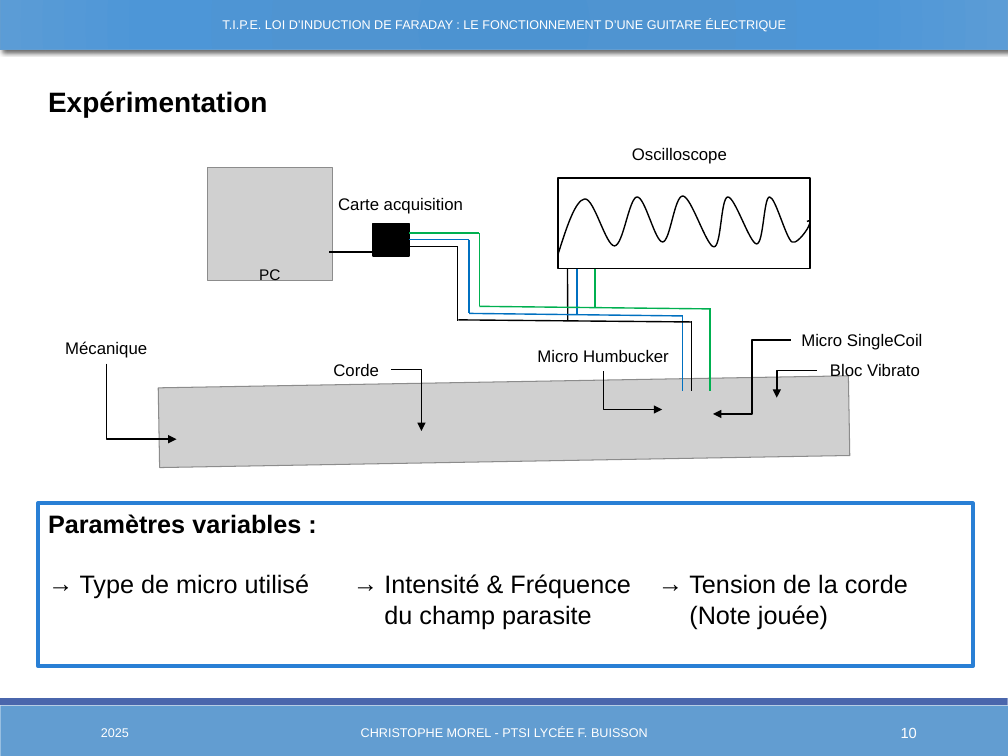
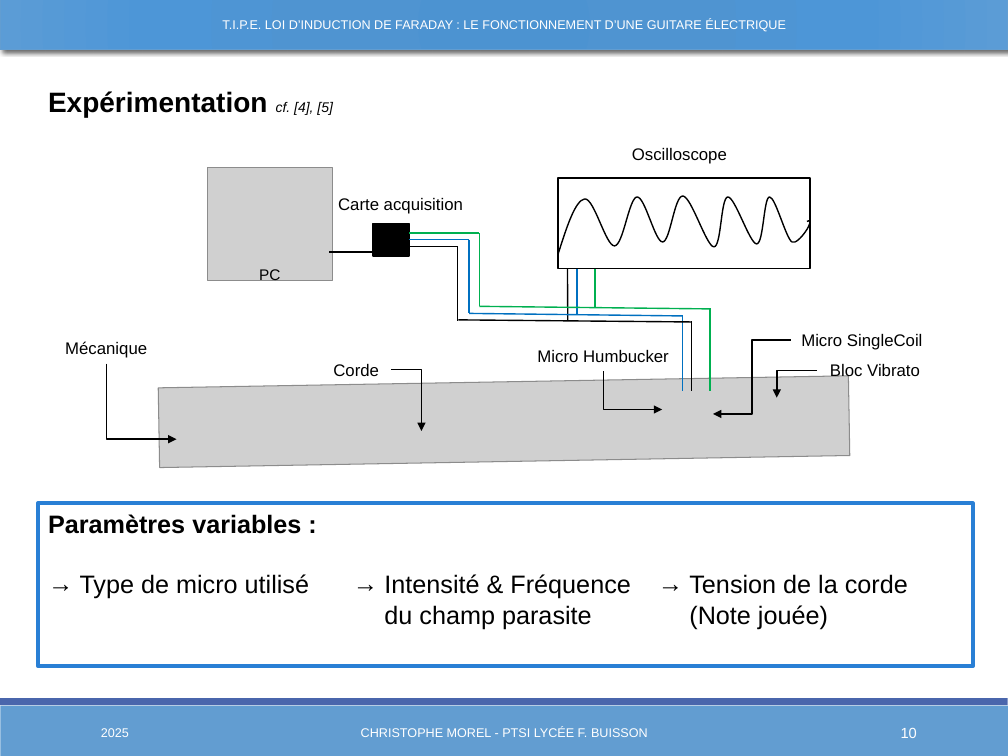
Before and after one commit to Chrismorel7/TIPE---Micro_guitare_elec, a slide deck: slide 10 of Views/Presentation3.pptx. Drawn at 1008x756 pixels with LibreOffice and Linux fonts; fonts in the diff are those of the drawing; grey boxes stand for pictures. Boxes give left, top, right and bottom in pixels: in the first picture for what was removed or moved away, otherwise in the second. Text is boxed around its words. In the diff, an @@ line names an element or a change of style, - is before the commit and + after.

```diff
--- a/Views/Presentation3.pptx
+++ b/Views/Presentation3.pptx
@@ text at (48, 91, 333, 117): text changed @@
-Expérimentation
+Expérimentation cf. [4], [5]
```
Also in this commit, not shown: 14 other slides changed, 6 slides added, 15 other files.
